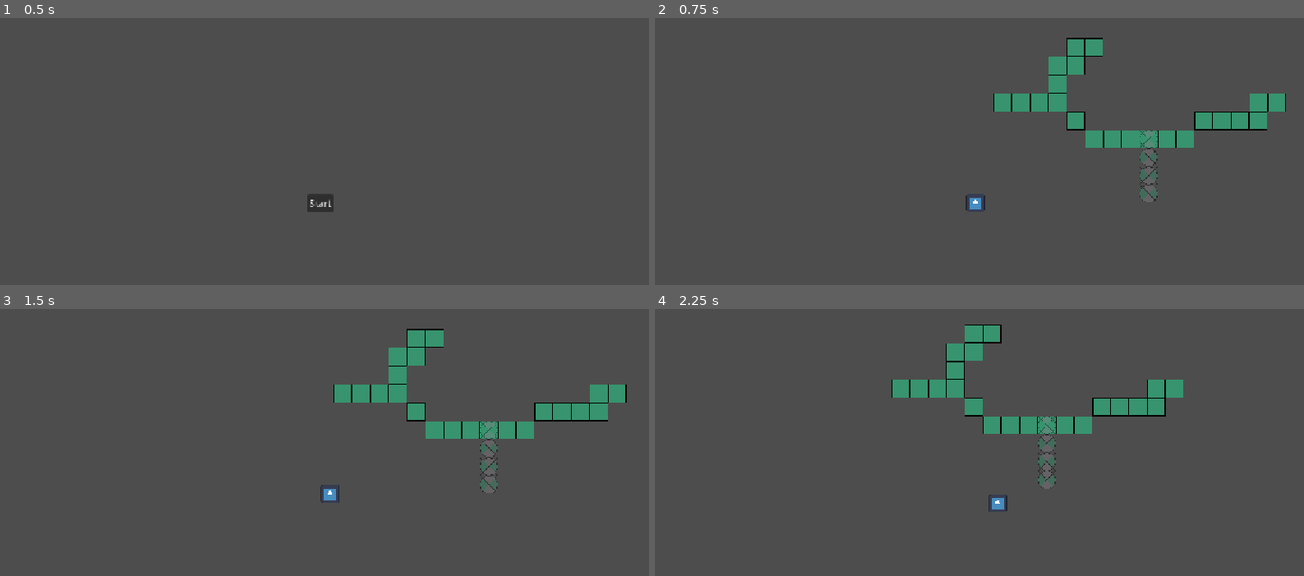
Above: before the commit, frames 1-4 (two rows, left to right).
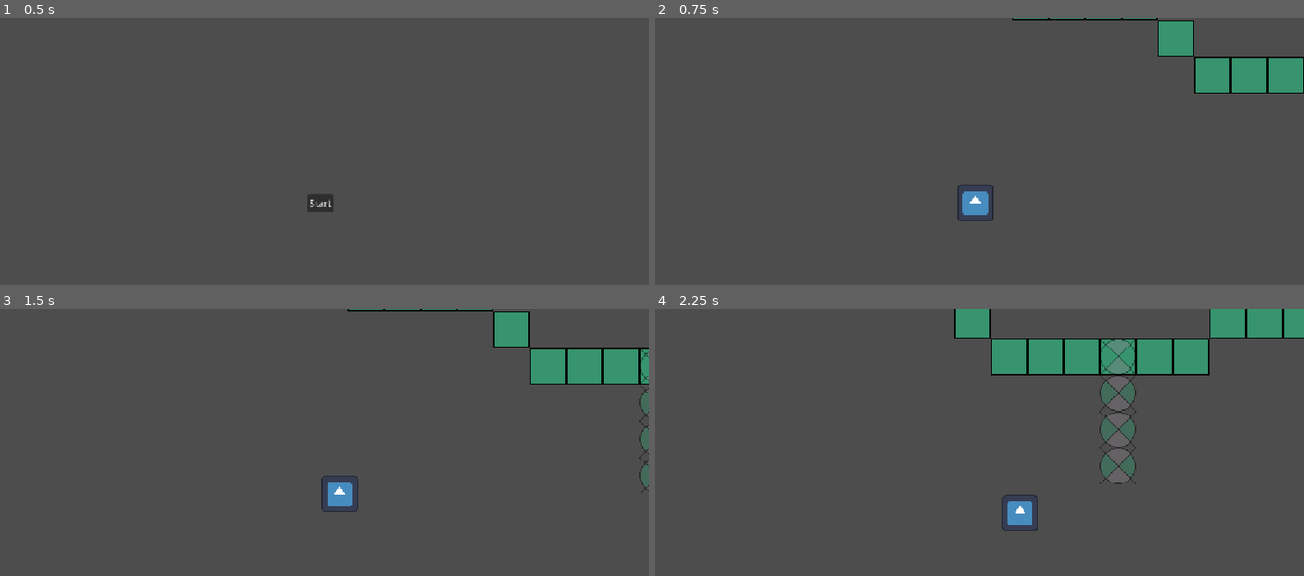
Above: after the commit, the same moments.

Repository: Deeeeelan/serious-game
Game: Godot game, scene res://scenes/title_screen.tscn
Same seed, same stepped clock (60 frames per second), same inputs: the game is played once before the commit and once after it. The engine's default icon, where the game draws it, is replaced by a stand-in: a white triangle on a blue panel in a dark square.
Inputs (mouse positions are in pixels of both pictures, inside the frame that each line leads up to):
- Up to frame 1 (0.5 s): no input
- Up to frame 2 (0.75 s): click "Start" at 0.5 s
- Up to frame 3 (1.5 s): tap Enter at 1.25 s; move the mouse to (467, 474) at 1.27 s; hold D (right) from 1.28 s (still down); tap Alt at 1.35 s; click (467, 474) at 1.42 s
- Up to frame 4 (2.25 s): move the mouse to (843, 511) at 2.02 s; release D (right) at 2.03 s; hold S (down) from 2.03 s (still down); tap Shift at 2.1 s

Frame 1 is identical in both runs. In frame 2, 8.2% of the frame differs, in the area x 46-100%, y 0-76%; in frame 3, 8.8%; in frame 4, 12%, in the area x 36-100%, y 0-84%.

Commit message:
Tweak more configurations and add defaults

Diff:
--- /dev/null
+++ b/assets/default_bus_layout.tres
@@ -0,0 +1,27 @@
+[gd_resource type="AudioBusLayout" format=3 uid="uid://d20ly2q15ecw3"]
+
+[resource]
+bus/1/name = &"BGM"
+bus/1/solo = false
+bus/1/mute = false
+bus/1/bypass_fx = false
+bus/1/volume_db = 0.0
+bus/1/send = &"Master"
+bus/2/name = &"AMB"
+bus/2/solo = false
+bus/2/mute = false
+bus/2/bypass_fx = false
+bus/2/volume_db = 0.0
+bus/2/send = &"Master"
+bus/3/name = &"SFX"
+bus/3/solo = false
+bus/3/mute = false
+bus/3/bypass_fx = false
+bus/3/volume_db = 0.0
+bus/3/send = &"Master"
+bus/4/name = &"GUI"
+bus/4/solo = false
+bus/4/mute = false
+bus/4/bypass_fx = false
+bus/4/volume_db = 0.0
+bus/4/send = &"Master"
--- /dev/null
+++ b/assets/nodes/player.tscn
@@ -0,0 +1,19 @@
+[gd_scene format=3 uid="uid://jxarvf6cmbq4"]
+
+[ext_resource type="Script" uid="uid://baocvcmb0aqeb" path="res://scripts/player_movement.gd" id="1_sysx0"]
+[ext_resource type="Texture2D" uid="uid://dru5adtvp16qx" path="res://assets/placeholders/icon.svg" id="2_y07ac"]
+
+[sub_resource type="CircleShape2D" id="CircleShape2D_8tn5n"]
+
+[node name="Player" type="CharacterBody2D" unique_id=1758160856]
+script = ExtResource("1_sysx0")
+
+[node name="CollisionShape2D" type="CollisionShape2D" parent="." unique_id=1406786638]
+shape = SubResource("CircleShape2D_8tn5n")
+
+[node name="Sprite2D" type="Sprite2D" parent="." unique_id=1501482814]
+scale = Vector2(0.25, 0.25)
+texture = ExtResource("2_y07ac")
+
+[node name="RemoteTransform2D" type="RemoteTransform2D" parent="." unique_id=529309522]
+remote_path = NodePath("../../Camera2D")
--- /dev/null
+++ b/assets/themes/default_theme.tres
@@ -0,0 +1,3 @@
+[gd_resource type="Theme" format=3 uid="uid://bfk8m25hg0afo"]
+
+[resource]
--- a/project.godot
+++ b/project.godot
@@ -14,6 +14,10 @@
 run/main_scene="uid://dbjxrtbe8nvgs"
 config/features=PackedStringArray("4.7", "GL Compatibility")
 config/icon="res://assets/placeholders/icon.svg"
+
+[audio]
+
+buses/default_bus_layout="uid://d20ly2q15ecw3"
 
 [display]
 
--- a/scenes/game.tscn
+++ b/scenes/game.tscn
@@ -1,40 +1,32 @@
 [gd_scene format=4 uid="uid://chqy7u7nlutr1"]
 
-[ext_resource type="TileSet" uid="uid://b18owb3f4k60j" path="res://assets/tile_set.tres" id="1_uwrxv"]
-[ext_resource type="Script" uid="uid://baocvcmb0aqeb" path="res://scripts/player_movement.gd" id="2_lnu2h"]
-[ext_resource type="Texture2D" uid="uid://dru5adtvp16qx" path="res://assets/placeholders/icon.svg" id="2_yqjtg"]
+[ext_resource type="TileSet" uid="uid://b18owb3f4k60j" path="res://assets/tile_sets/tile_set.tres" id="1_uwrxv"]
 [ext_resource type="Script" uid="uid://lhl6jnng30o2" path="res://scripts/gear.gd" id="1_xwrxv"]
-
-[sub_resource type="CircleShape2D" id="CircleShape2D_8tn5n"]
+[ext_resource type="PackedScene" uid="uid://jxarvf6cmbq4" path="res://assets/nodes/player.tscn" id="2_lnu2h"]
+[ext_resource type="Theme" uid="uid://bfk8m25hg0afo" path="res://assets/themes/default_theme.tres" id="3_lbhrr"]
 
 [node name="Game" type="Node" unique_id=384866855]
 
 [node name="Node2D" type="Node2D" parent="." unique_id=348159224]
 
-[node name="Ground" type="TileMapLayer" parent="Node2D" unique_id=149897057]
+[node name="Player" parent="Node2D" unique_id=1758160856 instance=ExtResource("2_lnu2h")]
+
+[node name="Camera2D" type="Camera2D" parent="Node2D" unique_id=1746627479]
+zoom = Vector2(2, 2)
+position_smoothing_enabled = true
+
+[node name="Terrain" type="Node2D" parent="Node2D" unique_id=2117986526]
+
+[node name="Ground" type="TileMapLayer" parent="Node2D/Terrain" unique_id=149897057]
 tile_map_data = PackedByteArray("AAABAPr/AAAAAAAAAAACAPr/AAAAAAAAAAADAPr/AAAAAAAAAAAEAPn/AAAAAAAAAAAFAPj/AAAAAAAAAAAGAP …(272 unchanged characters)…
 tile_set = ExtResource("1_uwrxv")
 
-[node name="Underground" type="TileMapLayer" parent="Node2D" unique_id=1655468512]
+[node name="Underground" type="TileMapLayer" parent="Node2D/Terrain" unique_id=1655468512]
 modulate = Color(1, 1, 1, 0.42745098)
 tile_map_data = PackedByteArray("AAAJAP//AAABAAAAAAAJAP7/AAABAAAAAAAJAP3/AAABAAAAAAAJAPz/AAABAAAAAAA=")
 tile_set = ExtResource("1_uwrxv")
 
-[node name="CharacterBody2D" type="CharacterBody2D" parent="Node2D" unique_id=1781699979]
-script = ExtResource("2_lnu2h")
-
-[node name="CollisionShape2D" type="CollisionShape2D" parent="Node2D/CharacterBody2D" unique_id=1312474150]
-shape = SubResource("CircleShape2D_8tn5n")
-
-[node name="Sprite2D" type="Sprite2D" parent="Node2D/CharacterBody2D" unique_id=1696736246]
-scale = Vector2(0.25, 0.25)
-texture = ExtResource("2_yqjtg")
-
-[node name="RemoteTransform2D" type="RemoteTransform2D" parent="Node2D/CharacterBody2D" unique_id=1369795743]
-remote_path = NodePath("../../Camera2D")
-
-[node name="Camera2D" type="Camera2D" parent="Node2D" unique_id=1746627479]
-position_smoothing_enabled = true
+[node name="Mobs" type="Node2D" parent="Node2D" unique_id=302977151]
 
 [node name="Control" type="Control" parent="." unique_id=1859199551]
 layout_mode = 3
@@ -43,5 +35,7 @@
 anchor_bottom = 1.0
 grow_horizontal = 2
 grow_vertical = 2
+theme = ExtResource("3_lbhrr")
+
 [node name="Gear" type="Node2D" parent="." unique_id=828720337]
 script = ExtResource("1_xwrxv")
--- a/scenes/title_screen.tscn
+++ b/scenes/title_screen.tscn
@@ -1,6 +1,7 @@
 [gd_scene format=3 uid="uid://dbjxrtbe8nvgs"]
 
 [ext_resource type="Script" uid="uid://5ew5fgjg4wqt" path="res://scripts/title_screen.gd" id="1_fgkus"]
+[ext_resource type="Theme" uid="uid://bfk8m25hg0afo" path="res://assets/themes/default_theme.tres" id="2_sa3yf"]
 
 [node name="TitleScreen" type="Node" unique_id=1581331194 node_paths=PackedStringArray("start_button")]
 script = ExtResource("1_fgkus")
@@ -13,6 +14,7 @@
 anchor_bottom = 1.0
 grow_horizontal = 2
 grow_vertical = 2
+theme = ExtResource("2_sa3yf")
 
 [node name="StartButton" type="Button" parent="Control" unique_id=266650551]
 layout_mode = 1
Renamed: assets/tile_set.tres -> assets/tile_sets/tile_set.tres
Not shown, changed: .gitignore
